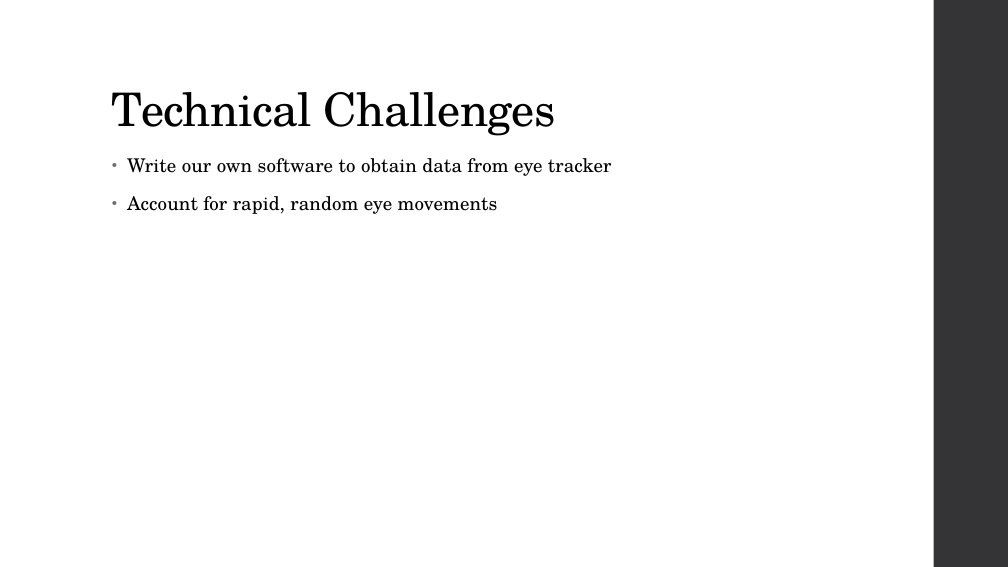
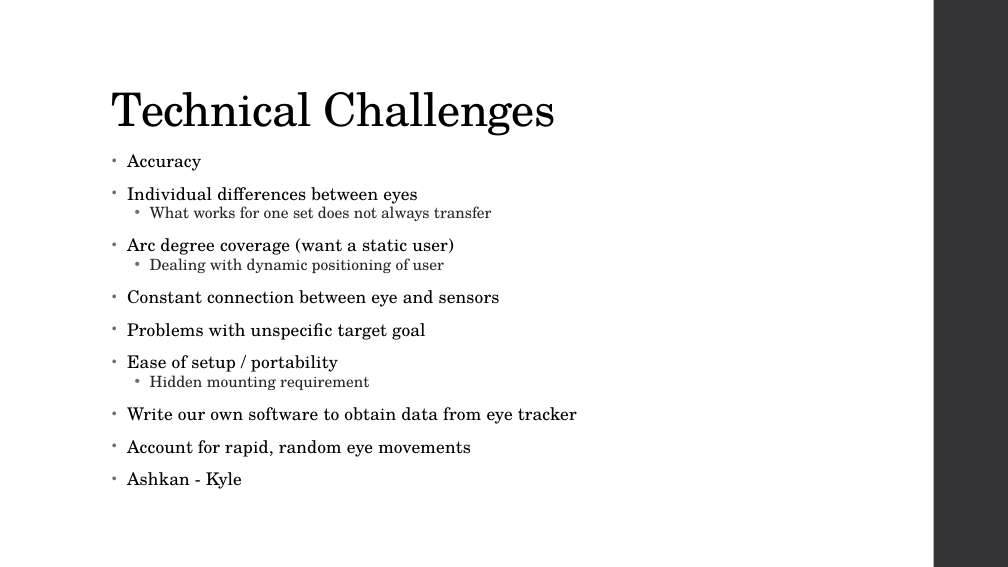
Before and after one commit to diederichk/StepCounter, a slide deck: slide 3 of ProposalPresentation/Proposal.pptx. Drawn at 1008x567 pixels with LibreOffice and Linux fonts; fonts in the diff are those of the drawing. Boxes give left, top, right and bottom in pixels: in the first picture for what was removed or moved away, otherwise in the second. Text is boxed around its words. In the diff, an @@ line names an element or a change of style, - is before the commit and + after.

```diff
--- a/ProposalPresentation/Proposal.pptx
+++ b/ProposalPresentation/Proposal.pptx
@@ text at [127,154,500,390]: paragraphs added @@
+• Accuracy
+• Individual differences between eyes
+  • What works for one set does not always transfer
+• Arc degree coverage (want a static user)
+  • Dealing with dynamic positioning of user
+• Constant connection between eye and sensors
+• Problems with unspecific target goal
+• Ease of setup / portability
+  • Hidden mounting requirement
@@ text at [127,407,577,457]: size 18 to 16.6 pt in "Write our own software to obtain data ...", "Account for rapid, random eye movements"; line spacing 0.95 to 0.75 @@
@@ text at [127,472,242,489]: paragraph added @@
+• Ashkan - Kyle
```
Also in this commit, not shown: 5 other slides changed, 2 other files.
